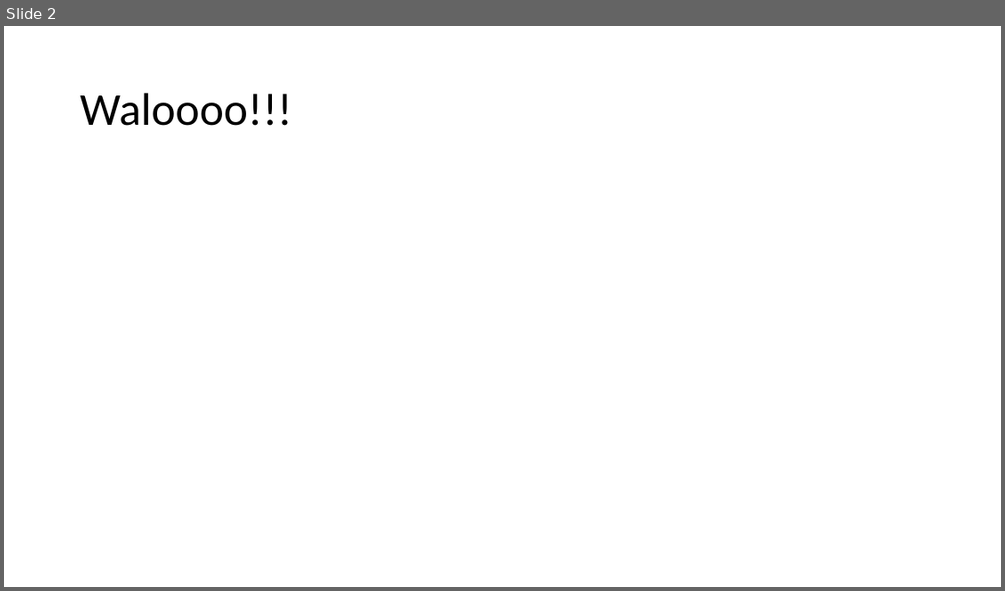
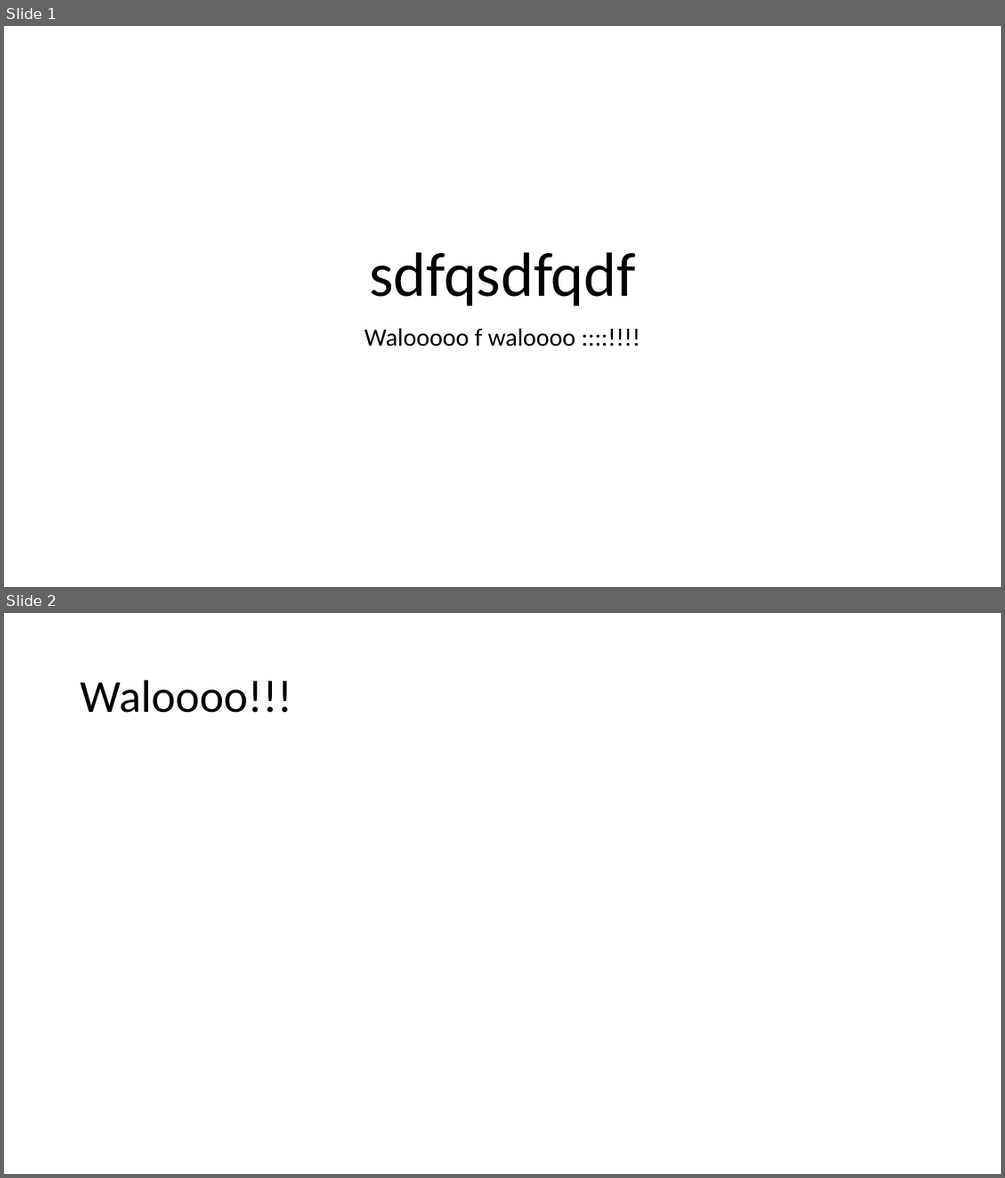
Before and after one commit to youssef15963/project, a slide deck: youssef.pptx. Shown one above the other, each under a label of ours: slide 2 before the commit, slides 1 and 2 after it. The pictures are 1005x591 and 1005x1178 pixels, drawn with LibreOffice and Linux fonts; fonts in the diff are those of the drawing. Boxes give left, top, right and bottom in pixels: in the first picture for what was removed or moved away, otherwise in the second. Text is boxed around its words. In the diff, an @@ line names an element or a change of style, - is before the commit and + after.

```diff
--- a/youssef.pptx
+++ b/youssef.pptx
@@ slide 1 added at [4,26,1001,587], background #FFFFFF @@
@@ title added at [369,252,635,306], 60 pt, text #000000 @@
+sdfqsdfqdf
@@ subtitle added at [364,328,576,346], 24 pt, text #000000 @@
+Walooooo f waloooo ::::!!!!
```
Also in this commit, not shown: 1 slide removed.
